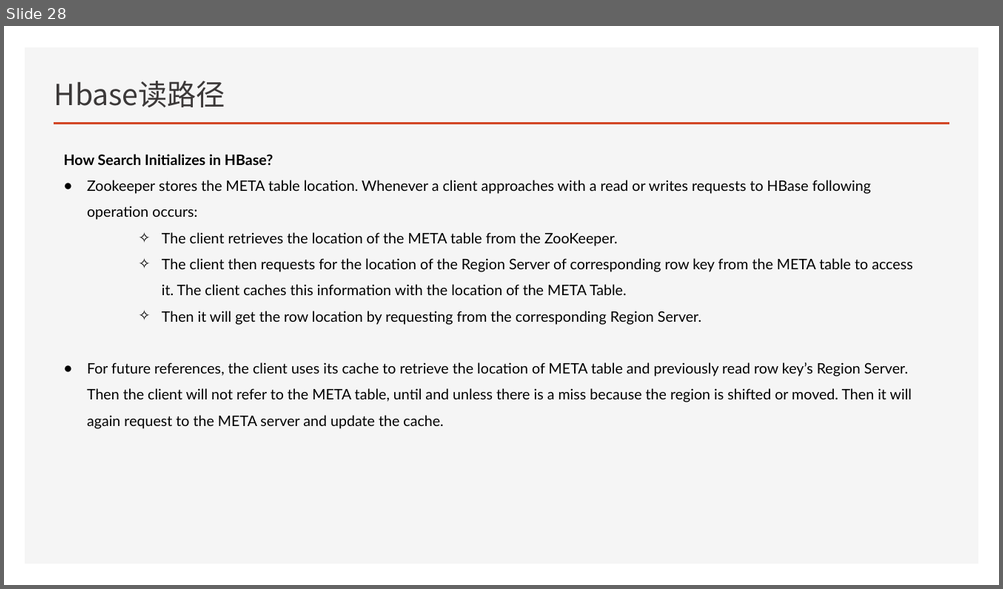
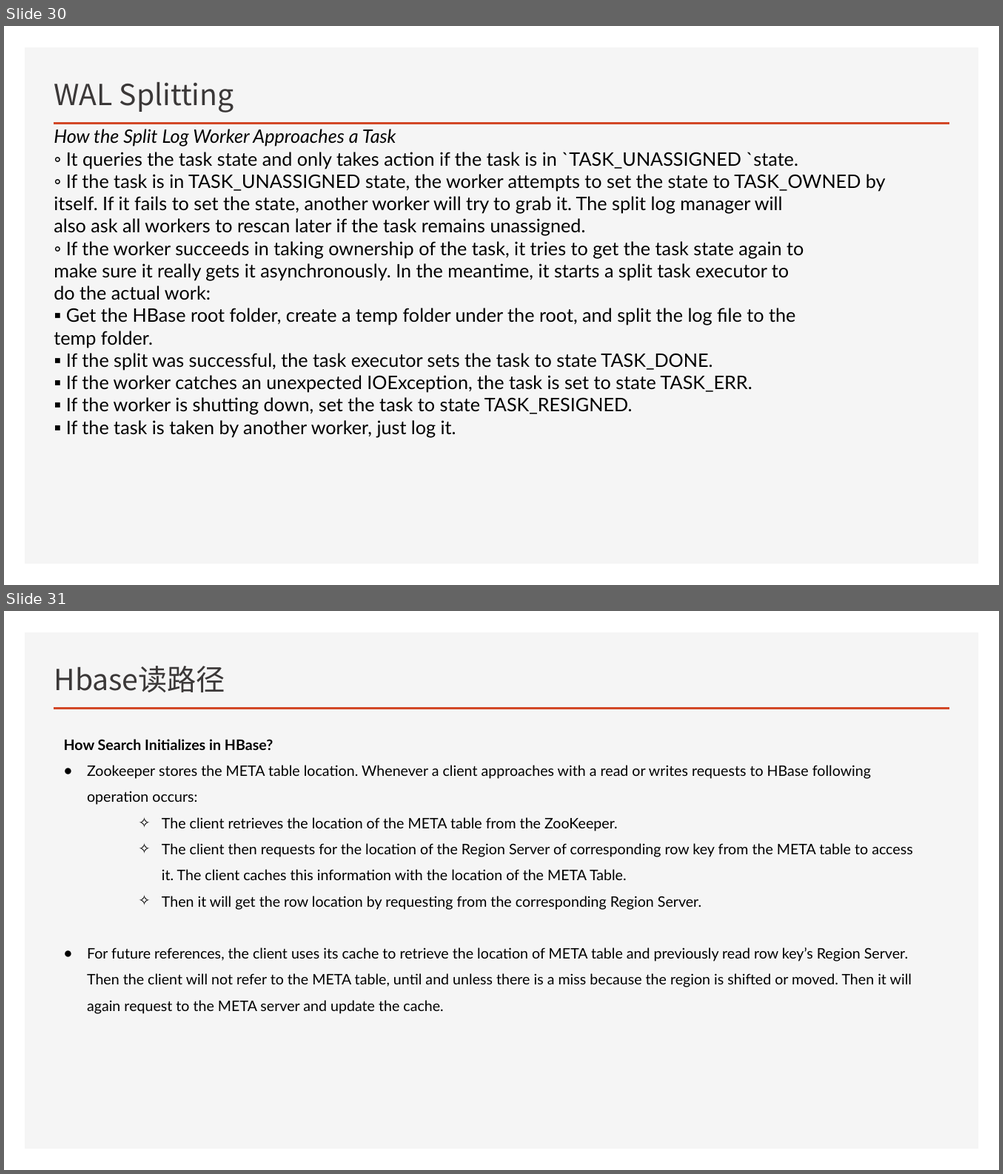
Before and after one commit to Zhangwusheng/Zhangwusheng.github.io, a slide deck: _posts/Hbase基本原理副本.pptx. Shown one above the other, each under a label of ours: slide 28 before the commit, slides 30 and 31 after it. The pictures are 1003x589 and 1003x1174 pixels, drawn with LibreOffice and Linux fonts; fonts in the diff are those of the drawing. Boxes give left, top, right and bottom in pixels: in the first picture for what was removed or moved away, otherwise in the second. Text is boxed around its words. In the diff, an @@ line names an element or a change of style, - is before the commit and + after.

```diff
--- a/_posts/Hbase基本原理副本.pptx
+++ b/_posts/Hbase基本原理副本.pptx
@@ slide 30 added at (4, 26, 999, 585), background #FFFFFF; not listed: 2 template elements that a slide beside it also shows @@
@@ title added at (54, 82, 234, 113), 28 pt, text #3B3838 @@
+WAL Splitting
@@ text added at (54, 129, 885, 437), 18 pt, text #000000 @@
+How the Split Log Worker Approaches a Task
+◦ It queries the task state and only takes action if the task is in `TASK_UNASSIGNED `state.
+◦ If the task is in TASK_UNASSIGNED state, the worker attempts to set the state to TASK_OWNED by
+itself. If it fails to set the state, another worker will try to grab it. The split log manager will
+also ask all workers to rescan later if the task remains unassigned.
+◦ If the worker succeeds in taking ownership of the task, it tries to get the task state again to
+make sure it really gets it asynchronously. In the meantime, it starts a split task executor to
+do the actual work:
+▪ Get the HBase root folder, create a temp folder under the root, and split the log file to the
+temp folder.
+▪ If the split was successful, the task executor sets the task to state TASK_DONE.
+▪ If the worker catches an unexpected IOException, the task is set to state TASK_ERR.
+▪ If the worker is shutting down, set the task to state TASK_RESIGNED.
+▪ If the task is taken by another worker, just log it.
@@ what was slide 28 is now slide 31 @@
```
Also in this commit, not shown: 2 slides changed, 5 other slides added, 2 slides removed.
